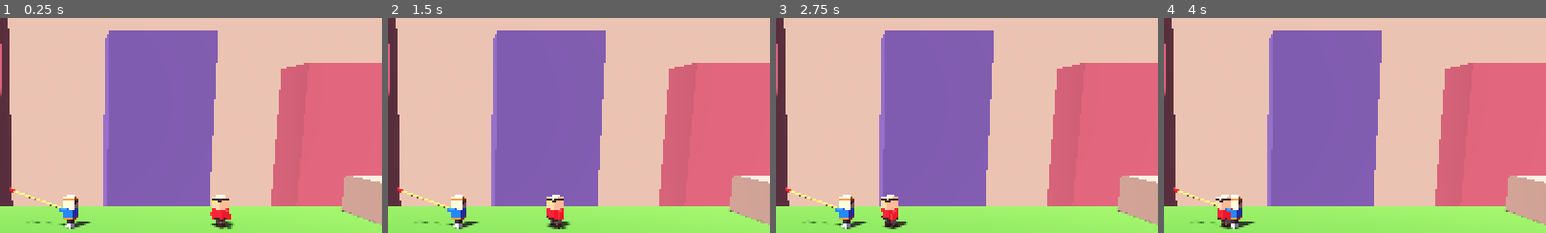
Above: before the commit, frames 1-4 (left to right).
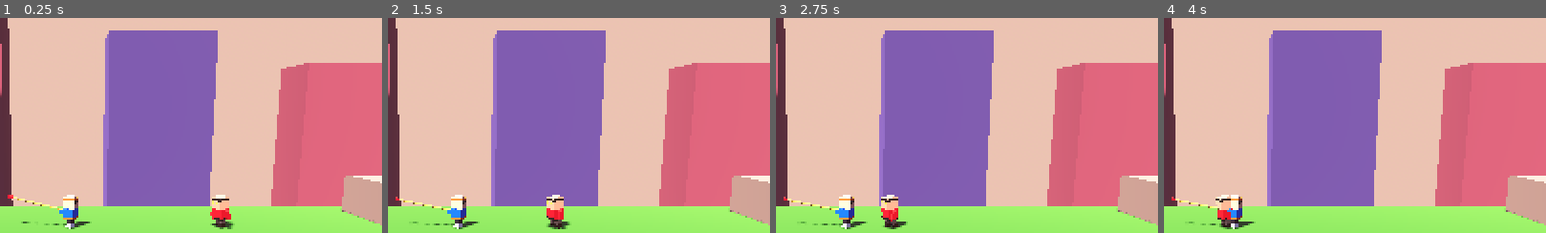
Above: after the commit, the same moments.

Repository: yotapidempi/polevaulter
Game: Godot game, scene res://scenes/main.tscn
Same seed, same stepped clock (60 frames per second), same inputs: the game is played once before the commit and once after it.
Inputs:
- Up to frame 1 (0.25 s): no input
- Up to frame 2 (1.5 s): no input
- Up to frame 3 (2.75 s): no input
- Up to frame 4 (4 s): no input
The pictures show only the part of the screen within x 41-91%, y 9-59%; the shares and areas given below are measured in that part.

The runs differ from the first frame. In frame 1, 0.4% of the frame differs, in the area x 2-18%, y 78-97%; in frame 2, 0.4%; in frame 3, 0.4%; in frame 4, 0.3%.

Commit message:
Weighted pole: wind-up swings, swing reaction, timing-based kicks
The pole is now driven by a strength-limited muscle with its own sag,
so big swings need a wind-up and carry through. Swinging pushes the
body around (outward pull while spinning, a shove when speeding it up),
fully in the air and damped on the ground. Point-blank swings are weak.

Kicks scale with timing: strongest at the pole's deepest bend or right
at release, fading when late, with a cap on launch speed. Air kills no
longer bounce for free; they open a short window for an A bounce.
A fast enough swing into an enemy now always hits instead of planting.
Adds a swing scenario to the test ride.

Co-Authored-By: Claude Opus 5.5 <noreply@anthropic.com>

Diff:
--- a/scripts/player.gd
+++ b/scripts/player.gd
@@ -39,9 +39,17 @@
 ## 0 = the pole pushes along itself, 1 = straight out of the surface it's planted on.
 @export_range(0.0, 1.0) var push_to_normal := 0.6
 @export var aim_threshold := 0.35
-@export var aim_stiffness := 900.0
-@export var aim_damping_ratio := 0.55
-@export var rest_stiffness := 160.0
+## The pole is a weighted lever driven by limited muscle: stiffness pulls it toward the
+## stick, but angular acceleration is capped, so big swings need a wind-up and carry through.
+@export var aim_stiffness := 260.0
+@export var aim_damping_ratio := 0.4
+@export var rest_stiffness := 90.0
+@export var max_swing_accel := 75.0   # rad/s², the muscle limit
+@export var max_swing_speed := 32.0   # rad/s
+@export var pole_gravity := 14.0      # rad/s² of sag pulling the tip down
+## How much swinging the pole pushes your body around (pole mass / body mass).
+@export var pole_mass_ratio := 0.15
+@export_range(0.0, 1.0) var ground_reaction := 0.35
 @export var plant_spring := 380.0
 @export var plant_damping := 2.0
 @export var max_preload := 0.4
@@ -49,16 +57,17 @@
 @export var lever_strength := 120.0
 @export var lever_damping := 6.0
 @export var lever_max := 70.0
-@export var pole_kick := 8.0
-@export var kick_grace := 0.25
+@export var pole_kick := 6.5
+@export var max_kick_speed := 19.0
+@export var kick_grace := 0.16
 @export var slip_angle_deg := 74.0
 
 @export_group("Combat")
-@export var strike_speed := 9.0
-@export var decap_speed := 22.0
+@export var strike_speed := 11.0
+@export var decap_speed := 26.0
 @export var prop_hit_speed := 2.5
-## Killing something in mid-air bounces you up and re-opens the pole kick.
-@export var kill_bounce := 10.0
+## After a mid-air kill, A within this window bounces you off it (timing-scaled like a kick).
+@export var kill_kick_window := 0.2
 
 const CHEST_HEIGHT := Rig.CHEST
 const HAND_REACH := 0.22
@@ -80,6 +89,10 @@
 var _aiming := false
 var _stick_rate := 0.0
 var _kick_window := 0.0
+var _kick_window_len := 0.0
+var _last_comp := 0.0
+var _muscle_alpha := 0.0
+var last_kick_strength := 0.0
 var _kick_dir := Vector2.UP
 var _since_release := 1.0
 var _jumping := false
@@ -160,13 +173,15 @@
 		v = _planted_step(v, aim, aiming, dt)
 	else:
 		_free_step(aim, aiming, dt)
+		v = _swing_reaction(v, on_floor, dt)
 		if aiming:
 			v = _try_plant(v)
 	# A while planted, or just after the pole lets go: kick off it.
 	if Input.is_action_just_pressed("jump") and (planted or _kick_window > 0.0):
+		var strength := _kick_strength()
 		if planted:
 			_release()
-		v = _pole_kick(v, _kick_dir)
+		v = _pole_kick(v, _kick_dir, strength)
 
 	if not planted and _buffer > 0.0 and _coyote > 0.0:
 		v.y = jump_velocity
@@ -283,7 +298,9 @@
 	var k := aim_stiffness if aiming else rest_stiffness
 	var c := 2.0 * sqrt(k) * (aim_damping_ratio if aiming else 0.85)
 	var err := target - pole_angle
-	pole_omega = clampf(pole_omega + (k * err - c * pole_omega) * dt, -45.0, 45.0)
+	_muscle_alpha = clampf(k * err - c * pole_omega, -max_swing_accel, max_swing_accel)
+	var alpha := _muscle_alpha - pole_gravity * cos(pole_angle)
+	pole_omega = clampf(pole_omega + alpha * dt, -max_swing_speed, max_swing_speed)
 	pole_angle += pole_omega * dt
 
 	var hand := hand_pos()
@@ -310,6 +327,11 @@
 	if u.dot(-n) < cos(deg_to_rad(slip_angle_deg)):
 		return v  # too glancing: the tip skids off
 	var d := hand.distance_to(hit.position)
+	if hit.collider is Enemy:
+		# A swing fast enough to kill goes through; only slow contact pogos off them.
+		var tip_speed := Vector3(v.x, v.y, 0) + Vector3(-u.y, u.x, 0) * pole_omega * d
+		if (tip_speed - (hit.collider as Enemy).velocity).length() >= strike_speed:
+			return v
 
 	# Keep momentum: the part of the run that goes past the tip becomes swing around it,
 	# so a running plant carries you up and over instead of stopping you dead. Hitting the
@@ -340,7 +362,7 @@
 	if planted:
 		var d := Vector2(hand_pos().x - anchor.x, hand_pos().y - anchor.y)
 		_kick_dir = d.normalized() if d.length() > 0.01 else Vector2.UP
-		_kick_window = kick_grace
+		_open_kick_window(kick_grace)
 		if not is_on_floor():
 			_launch_t = launch_control_time
 			rig.punch(2.5)
@@ -350,9 +372,38 @@
 	_since_release = 0.0
 
 
+## Swinging a heavy pole pushes back on you: spinning it pulls you outward along the pole,
+## and speeding it up shoves your body the other way. Full effect in the air, damped by
+## your feet on the ground. A whiff drags you along with it.
+func _swing_reaction(v: Vector2, on_floor: bool, dt: float) -> Vector2:
+	var u := Vector2(cos(pole_angle), sin(pole_angle))
+	var perp := Vector2(-u.y, u.x)
+	var half := pole_length * 0.5
+	var react := u * (pole_omega * pole_omega * half) - perp * (_muscle_alpha * half)
+	react = (react * pole_mass_ratio).limit_length(45.0)
+	if on_floor:
+		react *= ground_reaction
+		react.y = maxf(react.y, 0.0) * 0.5  # don't pin yourself into the floor
+	return v + react * dt
+
+
+func _open_kick_window(length: float) -> void:
+	_kick_window = length
+	_kick_window_len = length
+
+
+## Timing matters: kick at the pole's deepest bend, or the instant it lets go, for full power.
+## Late kicks in the grace window fade toward half strength.
+func _kick_strength() -> float:
+	if planted:
+		return pole_kick * lerpf(0.75, 1.3, clampf(_last_comp / 0.3, 0.0, 1.0))
+	var late := 1.0 - clampf(_kick_window / maxf(_kick_window_len, 0.001), 0.0, 1.0)
+	return pole_kick * lerpf(1.15, 0.45, late)
+
+
 ## Kick off the pole (or out of a kill). The left stick steers it: push left/right to
 ## kick that way, leave it neutral to kick mostly up.
-func _pole_kick(v: Vector2, base_dir: Vector2) -> Vector2:
+func _pole_kick(v: Vector2, base_dir: Vector2, strength: float) -> Vector2:
 	_buffer = 0.0
 	_kick_window = 0.0
 	var steer := Vector2(_move * 1.2, 0.6) if absf(_move) > 0.2 else Vector2(0.0, 0.8)
@@ -360,12 +411,18 @@
 	var along := v.dot(dir)
 	if along < 0.0:
 		v -= dir * along  # kicking against your motion cancels it first
-	v += dir * pole_kick
-	v.y = maxf(v.y, pole_kick * 0.55)
+	v += dir * strength
+	v.y = maxf(v.y, strength * 0.55)
+	v = v.limit_length(maxf(max_kick_speed, (v - dir * strength).length()))
 	_jumping = false
 	_launch_t = launch_control_time
-	rig.punch(4.5)
-	Game.spawn_dust(hand_pos() - Vector3(base_dir.x, base_dir.y, 0) * 1.5, Vector3(base_dir.x, base_dir.y, 0), 10)
+	var perfect := strength >= pole_kick * 1.1
+	rig.punch(6.0 if perfect else 3.5)
+	if perfect:
+		Game.add_trauma(0.2)
+	Game.spawn_dust(hand_pos() - Vector3(base_dir.x, base_dir.y, 0) * 1.5,
+		Vector3(base_dir.x, base_dir.y, 0), 18 if perfect else 6)
+	last_kick_strength = strength
 	return v
 
 
@@ -395,6 +452,7 @@
 		return v
 
 	var comp := plant_rest - r
+	_last_comp = comp
 	# Push only: a planted tip can't pull you back.
 	var a_r := plant_spring * comp - plant_damping * v.dot(n) if comp > 0.0 else 0.0
 	var t := Vector2(-n.y, n.x)  # direction the hand moves when the pole turns counter-clockwise
@@ -468,12 +526,10 @@
 				Game.hitstop(0.045 + clampf(speed / 400.0, 0.0, 0.07))
 				Game.add_trauma(0.3 + clampf(speed / 60.0, 0.0, 0.4))
 				if not is_on_floor() and not planted:
-					# Air kill: bounce off it and get another kick, so kills chain.
-					velocity.y = maxf(velocity.y, kill_bounce)
-					_launch_t = launch_control_time
+					# Air kill: press A right after the hit to bounce off it. The window is
+					# short, but it doesn't tick during the freeze-frame, which gives you the beat.
 					_kick_dir = Vector2.UP
-					_kick_window = kick_grace * 1.6
-					rig.punch(3.0)
+					_open_kick_window(kill_kick_window)
 		elif col is RigidBody3D:
 			var rb: RigidBody3D = col
 			var rel := pv - rb.linear_velocity
--- a/tools/test_ride.gd
+++ b/tools/test_ride.gd
@@ -52,7 +52,7 @@
 func log_state(tag := "") -> void:
 	print("%4d %-6s pos(%6.2f,%5.2f) vel(%6.2f,%6.2f) planted=%s ang=%6.1f kills=%d %s" % [
 		f, scen, player.global_position.x, player.global_position.y, player.velocity.x,
-		player.velocity.y, player.planted, rad_to_deg(player.pole_angle), root.get_node("Game").kills, tag])
+		player.velocity.y, player.planted, rad_to_deg(player.pole_angle), root.get_node("Game").kills, tag + (" kick=%.1f" % player.last_kick_strength if player.last_kick_strength > 0.0 else "")])
 
 
 func shot(name: String) -> void:
@@ -68,7 +68,22 @@
 		"strike": _strike()
 		"wall": _wall()
 		"shots": _shots()
+		"swing": _swing()
 	return f > 400
+
+
+## Ground flick from rest to forward (wind-up time), then a mid-air overhead swing
+## to see how far the swing drags the body.
+func _swing() -> void:
+	if f == 5: tele(-6.0)
+	if f >= 20 and f < 50: aim(0.0)
+	if f >= 20 and f < 40: log_state("flick")
+	if f == 50: aim_off()
+	if f == 80: Input.action_press("jump")
+	if f >= 84 and f < 110: aim(lerpf(170.0, -60.0, (f - 84) / 12.0) if f < 96 else -60.0)
+	if f == 110: aim_off()
+	if f >= 80 and f < 120 and f % 3 == 0: log_state("air")
+	if f == 120: Input.action_release("jump")
 
 
 func _vault() -> void:
@@ -92,11 +107,11 @@
 
 
 func _strike() -> void:
-	if f == 5: tele(3.0)
-	if f >= 30 and f < 34: aim(150.0)
-	if f >= 34 and f < 44: aim(-20.0)
-	if f == 44: aim_off()
-	if f >= 30 and f < 70 and f % 2 == 0: log_state()
+	if f == 5: tele(4.3)
+	if f >= 8 and f < 12: aim(150.0)
+	if f >= 12 and f < 50: aim(-20.0)
+	if f == 50: aim_off()
+	if f >= 8 and f < 50 and f % 2 == 0: log_state()
 	if f in [36, 40, 50, 80, 120]: shot("strike_%d" % f)
 
 
